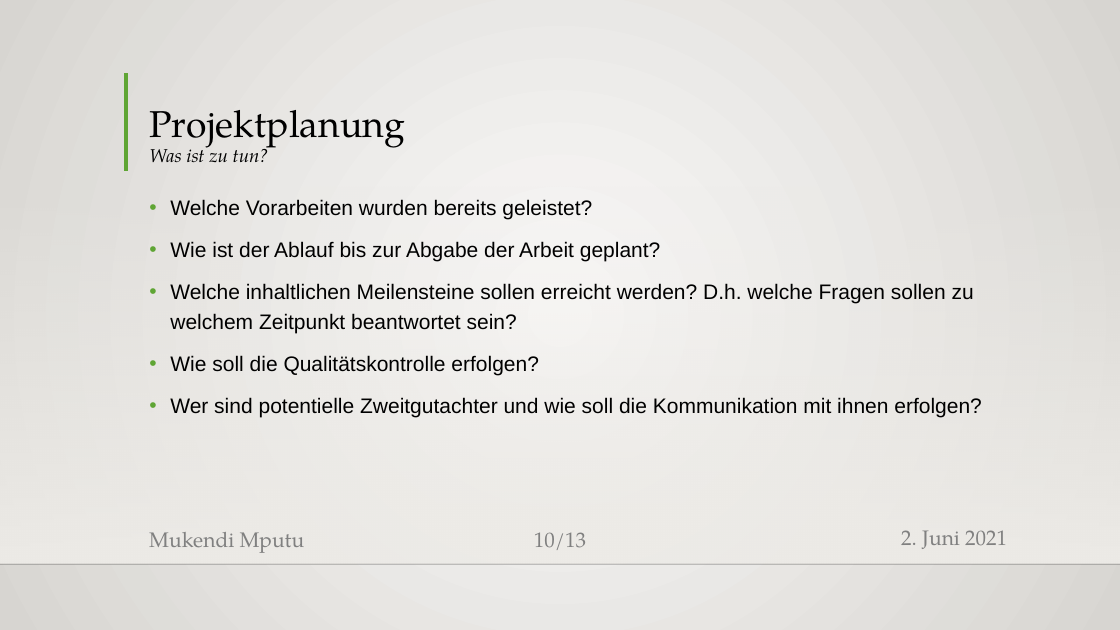
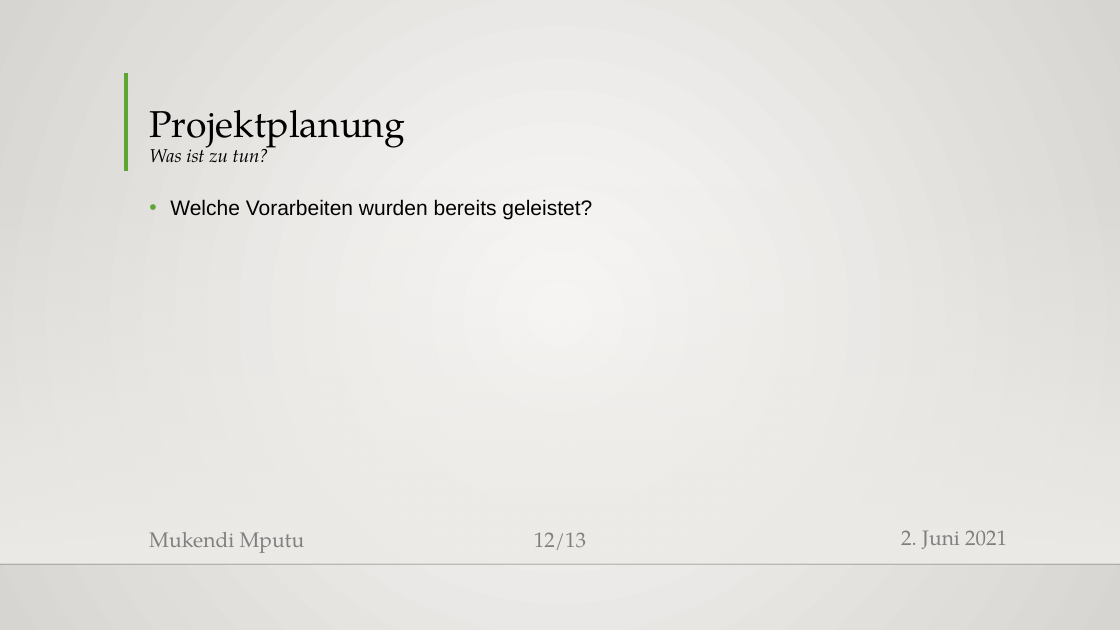
Before and after one commit to MukendiMputu/BachelorThesis, a slide deck: slide 12 of Proposalvortrag.pptx (slide 10 before the commit). Drawn at 1120x630 pixels with LibreOffice and Linux fonts; fonts in the diff are those of the drawing; background and template pictures are left out. Boxes give left, top, right and bottom in pixels: in the first picture for what was removed or moved away, otherwise in the second. Text is boxed around its words. In the diff, an @@ line names an element or a change of style, - is before the commit and + after.

```diff
--- a/Proposalvortrag.pptx
+++ b/Proposalvortrag.pptx
@@ text at <box>170,241,982,417</box>: paragraphs removed @@
-• Wie ist der Ablauf bis zur Abgabe der Arbeit geplant?
-• Welche inhaltlichen Meilensteine sollen erreicht werden? D.h. welche Fragen sollen zu welchem Zeitpunkt beantwortet sein?
-• Wie soll die Qualitätskontrolle erfolgen?
-• Wer sind potentielle Zweitgutachter und wie soll die Kommunikation mit ihnen erfolgen?
@@ page number at <box>534,532,586,550</box>: text changed @@
-10/13
+12/13
```
Also in this commit, not shown: 8 other slides changed, 4 slides added, 2 slides removed, 2 other files.
